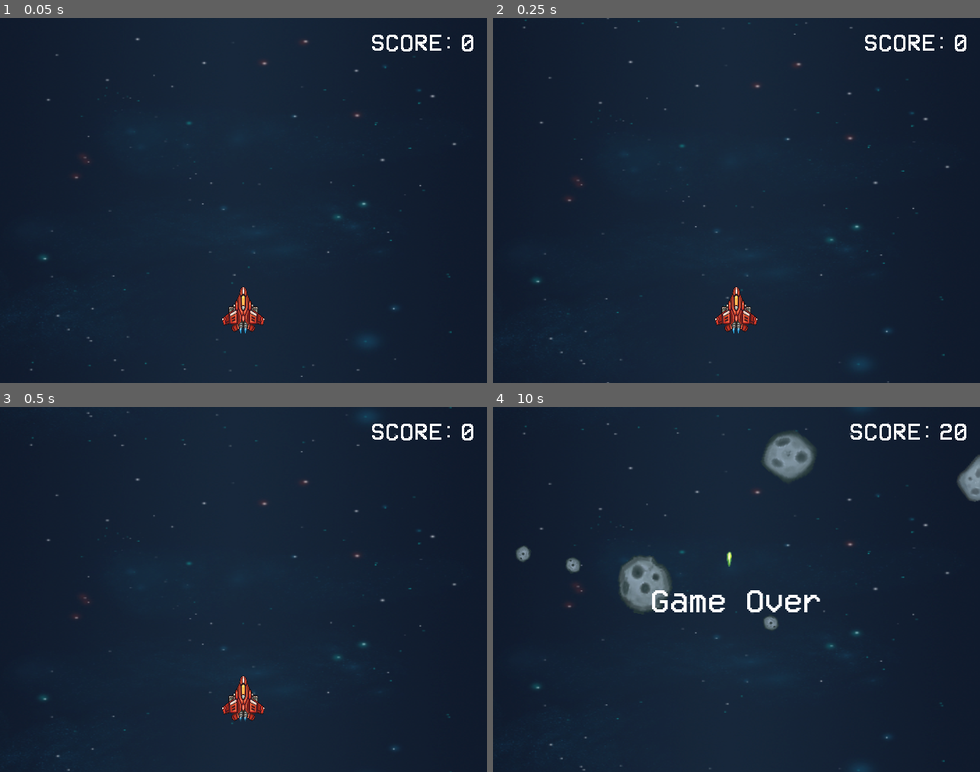
Above: before the commit, frames 1-4 (two rows, left to right).
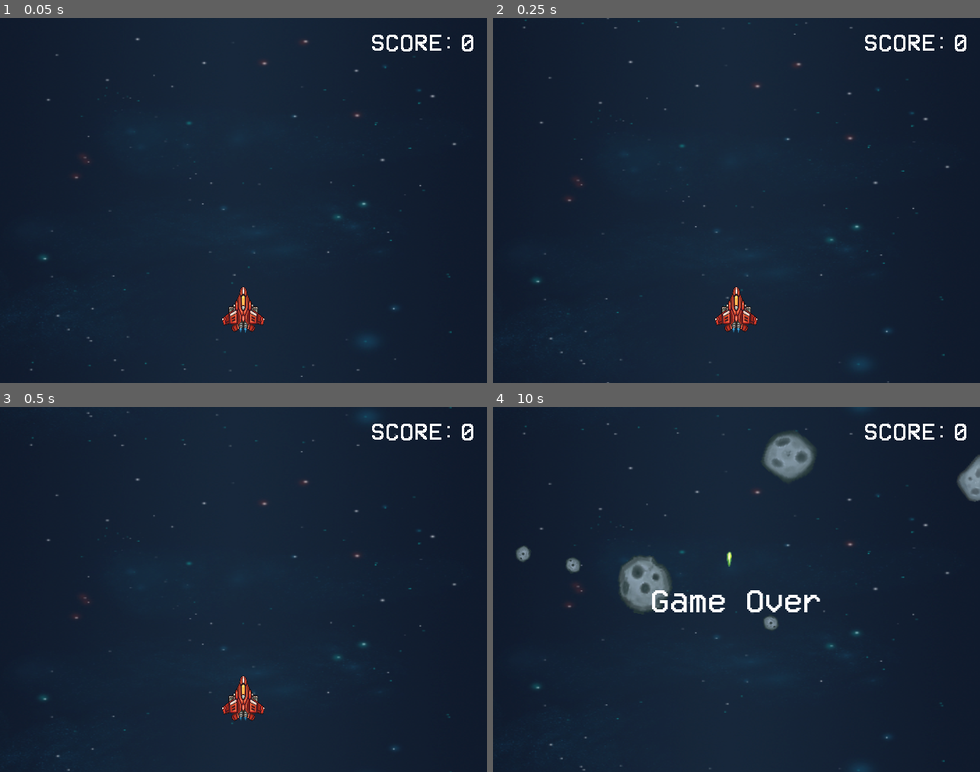
Above: after the commit, the same moments.

Repository: GArmane/vaporspace
Game: Godot game, scene res://src/scenes/tests/Gameplay01/Gameplay01.tscn
The game is run twice, just before and just after one commit, with the same random seed, the same clock (stepped at 60 frames per second) and the same inputs.
Inputs:
- Up to frame 1 (0.05 s): no input
- Up to frame 2 (0.25 s): no input
- Up to frame 3 (0.5 s): no input
- Up to frame 4 (10 s): hold Right (ui_right) 0.53-1.28 s; tap Space (ui_select) at 0.77, 1.52, 3.02, 3.77, 4.52, 6.02, 6.77, 7.52, 9.02, 9.77 s; hold Down (ui_down) 1.28-2.03 s; hold Right (ui_right) 2.03-2.78 s; hold Up (ui_up) 2.78-3.53 s; hold Left (ui_left) 3.53-5.03 s; hold Down (ui_down) 5.03-5.78 s; hold Right (ui_right) 5.78-6.53 s; hold Up (ui_up) 6.53-7.28 s; hold Right (ui_right) 7.28-8.03 s; hold Down (ui_down) 8.03-8.78 s; hold Left (ui_left) 8.78-9.53 s; hold Up (ui_up) from 9.53 s (still down)

The runs differ from the first frame. In frame 1, less than 0.1% of the frame differs, in the area x 49-51%, y 85-87%; in frame 2, less than 0.1%; in frame 3, less than 0.1%; in frame 4, 0.3%, in the area x 73-95%, y 4-10%.

Commit message:
improvement(src/entities/obstacles/asteroids): prevent asteroid from awarding points on player death

Diff:
--- a/src/entities/actors/player/Player.tscn
+++ b/src/entities/actors/player/Player.tscn
@@ -42,14 +42,14 @@
 position = Vector2( -3.6494, 24.3871 )
 scale = Vector2( 0.5, 0.5 )
 frames = SubResource( 1 )
-frame = 3
+frame = 1
 playing = true
 
 [node name="RightExhaustSprite" type="AnimatedSprite" parent="."]
 position = Vector2( 2.55506, 24.705 )
 scale = Vector2( 0.5, 0.5 )
 frames = SubResource( 1 )
-frame = 3
+frame = 1
 playing = true
 
 [node name="BodySprite" type="AnimatedSprite" parent="."]
--- a/src/entities/obstacles/asteroids/scripts/AsteroidBase.gd
+++ b/src/entities/obstacles/asteroids/scripts/AsteroidBase.gd
@@ -8,13 +8,19 @@
 
 
 # Public API
-func destroy() -> void:
-	emit_signal("destroyed", points)
+func destroy(points_to_award) -> void:
+	emit_signal("destroyed", points_to_award)
 	remove()
 
 
-func hit(_hitter: Node) -> void:
-	destroy()
+func hit(hitter: CollisionObject2D) -> void:
+	match hitter.collision_layer:
+		# Player
+		1:
+			destroy(0)
+		# Any
+		_:
+			destroy(points)
 
 
 func remove() -> void:
